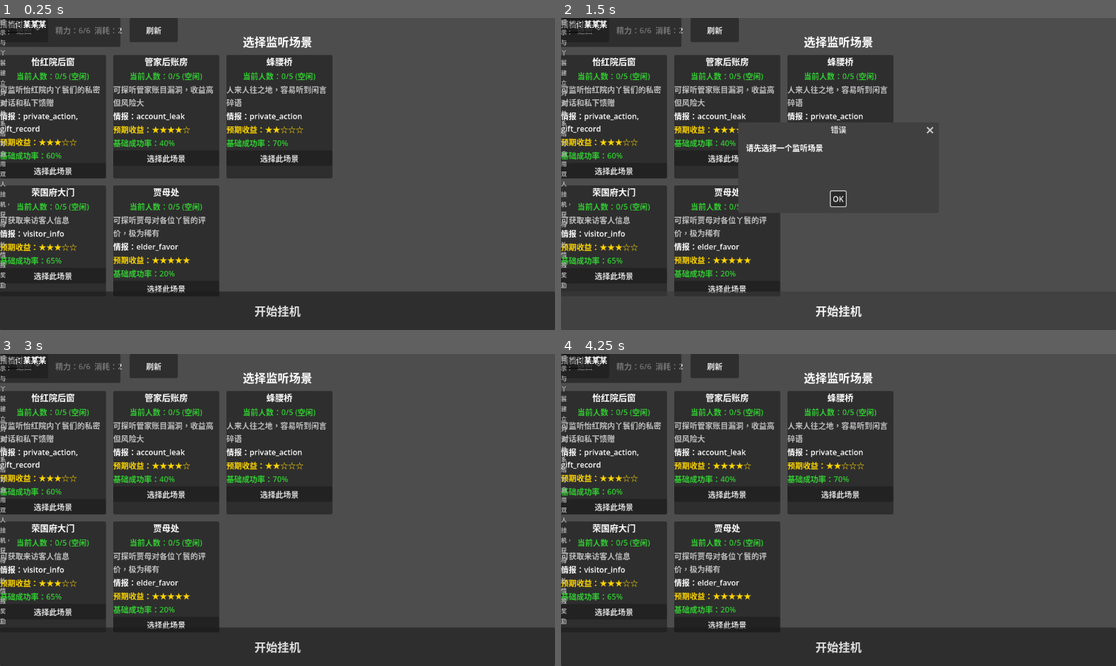
Above: before the commit, frames 1-4 (two rows, left to right).
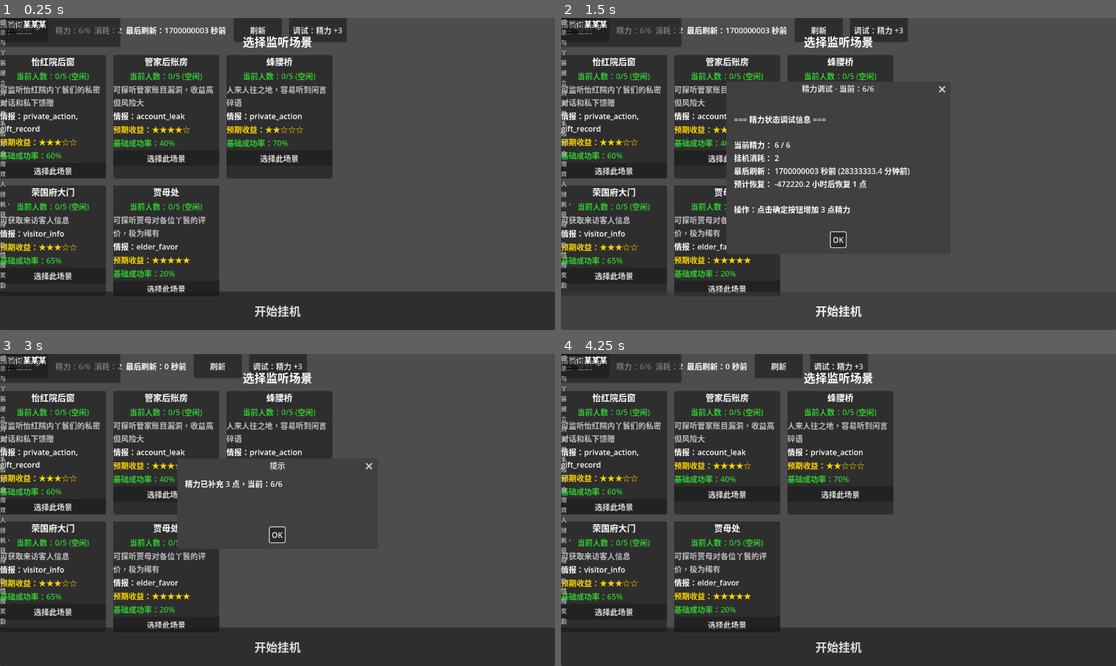
Above: after the commit, the same moments.

Repository: caifangwen/honglou
Game: Godot game, scene res://scenes/ui/EavesdropScene.tscn
The game is run twice, just before and just after one commit, with the same random seed, the same clock (stepped at 60 frames per second) and the same inputs. This scene is started directly instead of the project's main scene.
Inputs (mouse positions are in pixels of both pictures, inside the frame that each line leads up to):
- Up to frame 1 (0.25 s): no input
- Up to frame 2 (1.5 s): click (877, 30) at 0.5 s, where only the run after the commit has a clickable "调试：精力 +3"; click "开始挂机" at 1.25 s
- Up to frame 3 (3 s): click "开始挂机" at 2 s; click "OK" at 2.75 s
- Up to frame 4 (4.25 s): click (838, 534) at 3.5 s, where only the run after the commit has a clickable "OK"

The runs differ from the first frame. In frame 1, 2.0% of the frame differs, in the area x 22-63%, y 0-8%; in frame 2, 4.9%, in the area x 22-70%, y 0-75%; in frame 3, 4.0%; in frame 4, 2.0%.

Commit message:
添加挂机精力调试功能

Diff:
--- a/scenes/ui/EavesdropScene.tscn
+++ b/scenes/ui/EavesdropScene.tscn
@@ -18,6 +18,10 @@
 [node name="InfoDialog" type="AcceptDialog" parent="." unique_id=647537559]
 title = "提示"
 size = Vector2i(400, 150)
+
+[node name="DebugDialog" type="AcceptDialog" parent="." unique_id=837264510]
+title = "精力调试"
+size = Vector2i(450, 200)
 
 [node name="TopBar" type="HBoxContainer" parent="."]
 layout_mode = 1
@@ -42,6 +46,11 @@
 custom_minimum_size = Vector2(100, 40)
 layout_mode = 2
 text = "刷新"
+
+[node name="DebugStaminaBtn" type="Button" parent="TopBar"]
+custom_minimum_size = Vector2(120, 40)
+layout_mode = 2
+text = "调试：精力 +3"
 
 [node name="MainContainer" type="VBoxContainer" parent="."]
 layout_mode = 1
--- a/scripts/autoload/EavesdropManager.gd
+++ b/scripts/autoload/EavesdropManager.gd
@@ -95,26 +95,39 @@
 
 func start_eavesdrop(player_uid: String, scene: String, duration_hours: int, partner_uid: String = "") -> bool:
 	# 1. 检查精力是否足够
-	if PlayerState.stamina < COST_STAMINA:
-		push_warning("[Eavesdrop] 精力不足：%d < %d" % [PlayerState.stamina, COST_STAMINA])
-		return false
+	var current_stamina = PlayerState.get_current_stamina()
+	print("[Eavesdrop] 开始检查精力：当前=%d, 需要=%d" % [current_stamina, COST_STAMINA])
+
+	if current_stamina < COST_STAMINA:
+		push_warning("[Eavesdrop] 精力不足：%d < %d" % [current_stamina, COST_STAMINA])
+		return false
+
+	print("[Eavesdrop] 精力检查通过")
 
 	# 2. 检查当前游戏 ID 是否有效
 	if not GameState.current_game_id or GameState.current_game_id == "":
 		push_error("[Eavesdrop] current_game_id is empty!")
 		return false
+
+	print("[Eavesdrop] current_game_id: ", GameState.current_game_id)
 
 	# 3. 检查该场景当前人数
 	var listener_count = await get_scene_listener_count(GameState.current_game_id, scene)
 	var success_rate_mod = 1.0
 	if listener_count >= 5:
 		success_rate_mod = 0.5
+		print("[Eavesdrop] 场景拥挤，成功率降低到 50%%")
 	elif listener_count >= 3:
 		success_rate_mod = 0.8
+		print("[Eavesdrop] 场景较忙，成功率降低到 80%%")
+
+	print("[Eavesdrop] 场景人数：%d, 成功率修正：%.1f%%" % [listener_count, success_rate_mod * 100])
 
 	# 4. 计算结束时间
 	var start_time = int(Time.get_unix_time_from_system())
 	var end_time = start_time + (duration_hours * 3600)
+
+	print("[Eavesdrop] 挂机时长：%d 小时，结束时间：%s" % [duration_hours, Time.get_datetime_string_from_unix_time(end_time)])
 
 	# 5. 构建会话数据
 	var session_data = {
@@ -131,23 +144,34 @@
 		"result_count": 0
 	}
 
+	print("[Eavesdrop] 会话数据：", session_data)
+
 	# 6. 写入数据库
+	print("[Eavesdrop] 插入会话到数据库...")
 	var res = await SupabaseManager.insert_into_table("eavesdrop_sessions", session_data)
+
+	print("[Eavesdrop] 数据库返回：code=%d, data=%s" % [res.get("code", -1), str(res.get("data", "null"))])
 
 	if res["code"] != 201:
 		push_error("[Eavesdrop] 开启监听失败：" + str(res.get("error", "unknown error")))
 		return false
 
 	var session_id = res["data"][0]["id"]
+	print("[Eavesdrop] 会话创建成功，ID: %s" % session_id)
 
 	# 7. 扣除精力
+	print("[Eavesdrop] 扣除精力 %d 点..." % COST_STAMINA)
 	if not PlayerState.consume_stamina(COST_STAMINA):
 		push_warning("[Eavesdrop] 本地精力扣除失败")
 		await SupabaseManager.db_update("eavesdrop_sessions", "id=eq." + session_id, {"status": "cancelled"})
 		return false
 
+	print("[Eavesdrop] 精力扣除成功，当前精力：%d" % PlayerState.stamina)
+
 	# 8. 启动定时器
 	_start_session_timer(session_id, end_time)
+
+	print("[Eavesdrop] 挂机会话启动成功！")
 
 	# 9. 触发信号
 	session_started.emit(session_id)
--- a/scripts/ui/EavesdropHub.gd
+++ b/scripts/ui/EavesdropHub.gd
@@ -17,11 +17,13 @@
 
 var _active_sessions: Array = []
 var _refresh_timer: Timer
+var _debug_timer: Timer
 
 func _ready():
 	print("[EavesdropHub] _ready called")
 	_setup_ui()
 	_setup_timers()
+	_setup_debug_timer()
 	await _load_active_sessions()
 
 func _setup_ui():
@@ -44,6 +46,23 @@
 	_refresh_timer.timeout.connect(_update_session_timers)
 	_refresh_timer.autostart = true
 	add_child(_refresh_timer)
+
+func _setup_debug_timer():
+	# 创建调试定时器，每 10 秒打印一次精力状态
+	_debug_timer = Timer.new()
+	_debug_timer.wait_time = 10.0
+	_debug_timer.timeout.connect(_print_stamina_debug_info)
+	_debug_timer.autostart = true
+	add_child(_debug_timer)
+	print("[EavesdropHub] 精力调试定时器已启动")
+
+func _print_stamina_debug_info():
+	var current = PlayerState.get_current_stamina()
+	var max_val = PlayerState.stamina_max
+	var elapsed = int(Time.get_unix_time_from_system()) - PlayerState.last_stamina_refresh
+	print("[EavesdropHub] 【精力调试】当前：%d/%d, 最后刷新：%d 秒前，自动恢复：%.1f 小时后" % [
+		current, max_val, elapsed, (GameConfig.STAMINA_RECOVERY_SEC - elapsed) / 3600.0
+	])
 
 func _load_active_sessions():
 	print("[EavesdropHub] _load_active_sessions called")
--- a/scripts/ui/EavesdropScene.gd
+++ b/scripts/ui/EavesdropScene.gd
@@ -14,9 +14,11 @@
 @onready var back_btn = $TopBar/BackButton
 @onready var stamina_label = $TopBar/StaminaLabel
 @onready var refresh_btn = $TopBar/RefreshBtn
+@onready var debug_stamina_btn = $TopBar/DebugStaminaBtn
 
 @onready var error_dialog = $ErrorDialog
 @onready var info_dialog = $InfoDialog
+@onready var debug_dialog = $DebugDialog
 
 var selected_scene = ""
 var selected_scene_btn: Button = null
@@ -65,6 +67,12 @@
 		refresh_btn.pressed.connect(_on_refresh_btn_pressed)
 	else:
 		printerr("[EavesdropScene] refresh_btn not found!")
+
+	# 初始化调试精力按钮
+	if is_instance_valid(debug_stamina_btn):
+		debug_stamina_btn.pressed.connect(_on_debug_stamina_pressed)
+	else:
+		printerr("[EavesdropScene] debug_stamina_btn not found!")
 
 	# 初始化时长选择
 	if is_instance_valid(duration_spin):
@@ -307,9 +315,15 @@
 func _update_stamina_display_async():
 	var cost = EavesdropManager.COST_STAMINA
 	# 直接使用 PlayerState 的精力值，而不是查询数据库
-	var current = PlayerState.stamina
-	# 简化显示，避免文字过长
-	stamina_label.text = "精力：%d/%d  消耗：%d" % [current, PlayerState.stamina_max, cost]
+	var current = PlayerState.get_current_stamina()
+	var max_val = PlayerState.stamina_max
+	# 详细显示精力信息
+	stamina_label.text = "精力：%d/%d  消耗：%d  最后刷新：%d 秒前" % [
+		current,
+		max_val,
+		cost,
+		int(Time.get_unix_time_from_system()) - PlayerState.last_stamina_refresh
+	]
 
 	if current < cost:
 		stamina_label.add_theme_color_override("font_color", Color.RED)
@@ -321,6 +335,57 @@
 		if is_instance_valid(start_btn):
 			start_btn.disabled = false
 			start_btn.text = "开始挂机"
+
+func _on_debug_stamina_pressed():
+	print("[EavesdropScene] _on_debug_stamina_pressed called")
+
+	# 显示当前精力状态
+	var current = PlayerState.get_current_stamina()
+	var max_val = PlayerState.stamina_max
+	var last_refresh = int(Time.get_unix_time_from_system()) - PlayerState.last_stamina_refresh
+
+	var debug_info = """
+=== 精力状态调试信息 ===
+
+当前精力： %d / %d
+挂机消耗： %d
+最后刷新： %d 秒前 (%.1f 分钟前)
+预计恢复： %.1f 小时后恢复 1 点
+
+操作：点击确定按钮增加 3 点精力
+""" % [
+		current,
+		max_val,
+		EavesdropManager.COST_STAMINA,
+		last_refresh,
+		last_refresh / 60.0,
+		(GameConfig.STAMINA_RECOVERY_SEC - last_refresh) / 3600.0
+	]
+
+	if debug_dialog:
+		debug_dialog.dialog_text = debug_info
+		debug_dialog.title = "精力调试 - 当前：%d/%d" % [current, max_val]
+		debug_dialog.popup_centered()
+
+		# 连接 confirmed 信号（一次性）
+		debug_dialog.confirmed.connect(_on_debug_stamina_confirm, CONNECT_ONE_SHOT)
+	else:
+		# 如果没有对话框，直接增加精力
+		_add_debug_stamina()
+
+func _on_debug_stamina_confirm():
+	_add_debug_stamina()
+
+func _add_debug_stamina():
+	PlayerState.stamina = min(PlayerState.stamina + 3, PlayerState.stamina_max)
+	PlayerState.last_stamina_refresh = int(Time.get_unix_time_from_system())
+
+	print("[EavesdropScene] 调试：精力已设置为 %d/%d" % [PlayerState.stamina, PlayerState.stamina_max])
+
+	# 更新显示
+	_update_stamina_display_async()
+
+	_show_info("精力已补充 3 点，当前：%d/%d" % [PlayerState.stamina, PlayerState.stamina_max])
 
 func _on_start_pressed():
 	print("[EavesdropScene] _on_start_pressed called")
Not shown, added: 挂机调试说明.md
